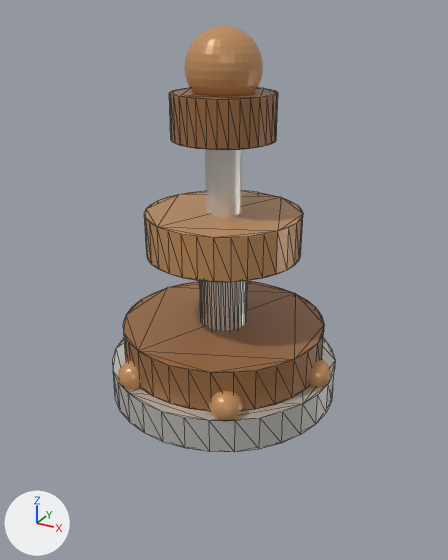
Two versions of the glTF model Assets/Models/Towers/Fondue.glb, one commit apart.
Rendered twice from a camera (50 mm lens) standing at (0.805, -1.461, 1.081) and looking at (0.015, -0.025, 0.363). The axes (+X, +Y, +Z) are drawn at lower left. The lights are the same throughout. The first picture is the older version. Mesh edges are drawn as thin lines on the coarser meshes.
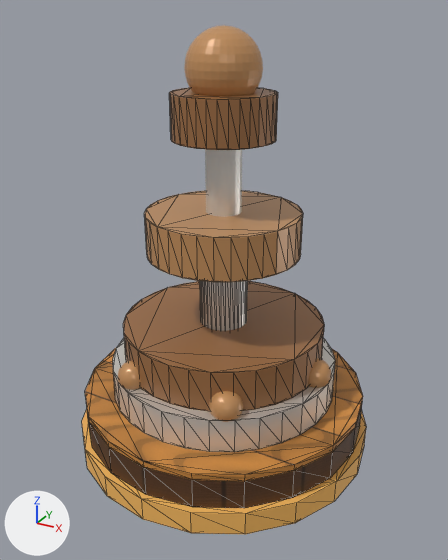
The newer file is also turned or shifted as a whole; pictures and numbers use the older file's frame.

Boxes [x1, y1, x2, y2] around the edits, measured in the pictures (448 x 560 px):
```json
{"object": "pedestal", "change": "added", "after": [85, 348, 363, 508], "on screen": "brown", "faces in mat_woodtop (picture img_woodtopplanks)": [85, 348, 363, 481], "faces in mat_woodside (picture img_woodsideband)": [86, 403, 362, 508]}
{"object": "rim", "change": "added", "after": [82, 409, 366, 534], "on screen": "orange"}
```

Scene script edits in JSON lines:
```json
{"op": "add", "block": "img_woodtopplanks", "code": ["img_woodtopplanks = load_image('WoodTopPlanks', '_unpacked/WoodTopPlanks', 512, 512, 'sRGB')"]}
{"op": "add", "block": "img_woodsideband", "code": ["img_woodsideband = load_image('WoodSideBand', '_unpacked/WoodSideBand', 512, 256, 'sRGB')"]}
{"op": "add", "block": "mat_tierorange", "code": ["mat_tierorange = principled_material('TierOrange')", "mat_tierorange.base_color = (0.95, 0.5, 0.12)  # orange #f9bc61"]}
{"op": "add", "block": "mat_woodtop", "code": ["mat_woodtop = principled_material('WoodTop')", "mat_woodtop.texture = img_woodtopplanks", "mat_woodtop.roughness = 0.55"]}
{"op": "add", "block": "mat_woodside", "code": ["mat_woodside = principled_material('WoodSide')", "mat_woodside.texture = img_woodsideband", "mat_woodside.roughness = 0.55"]}
{"op": "add", "block": "me_cylinder_059", "code": ["me_cylinder_059 = bpy.data.meshes.new('Cylinder.059')", "me_cylinder_059.from_pydata(...)  # a 20-sided cylinder along z spanning x -0.45..0.45, y -0.45..0.45, z -0.035..0.035", "me_cylinder_059.materials.append(mat_tierorange)  # orange #f9bc61"]}
{"op": "add", "block": "me_cylinder_057", "code": ["me_cylinder_057 = bpy.data.meshes.new('Cylinder.057')", "me_cylinder_057.from_pydata(...)  # 60 vertices, 152 faces; spans x -0.43..0.43, y -0.43..0.43, z -0.045..0.065", "# faces by material slot: [76, 76]", "me_cylinder_057.materials.append(mat_woodside)  # picture img_woodsideband", "me_cylinder_057.materials.append(mat_woodtop)  # picture img_woodtopplanks"]}
{"op": "add", "block": "ob_rim", "code": ["ob_rim = bpy.data.objects.new('rim', me_cylinder_059)", "ob_rim.location = (0.0, 0.0, -0.145)"]}
{"op": "add", "block": "ob_pedestal", "code": ["ob_pedestal = bpy.data.objects.new('pedestal', me_cylinder_057)", "ob_pedestal.location = (0.0, 0.0, -0.065)"]}
```
